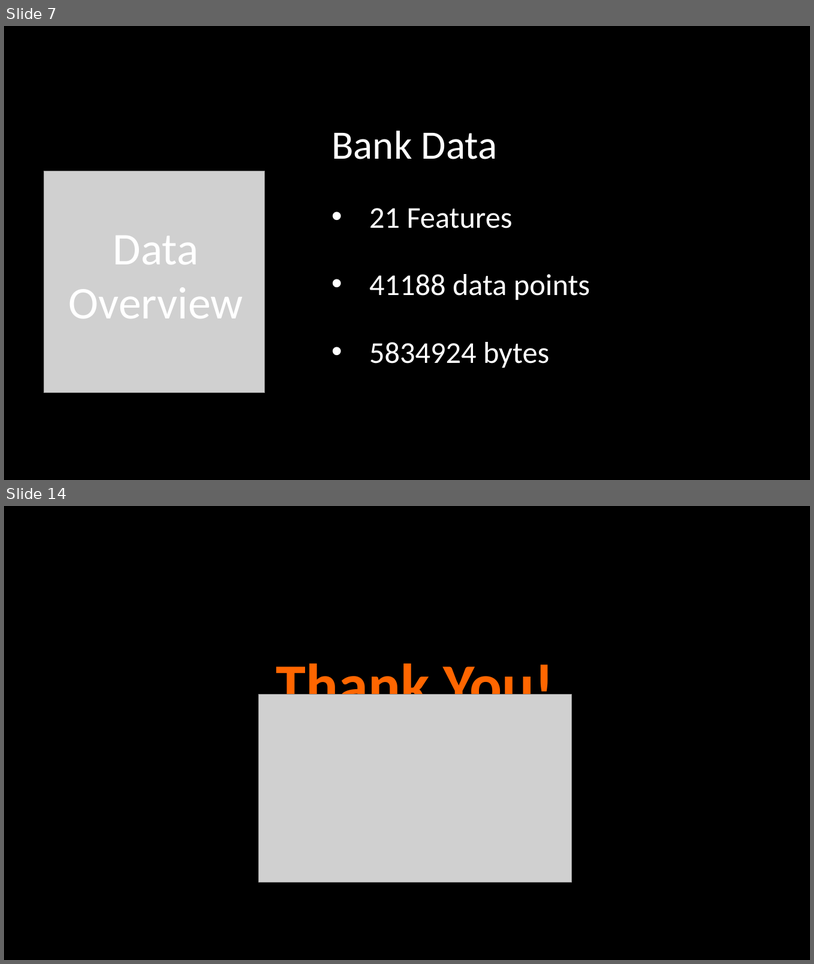
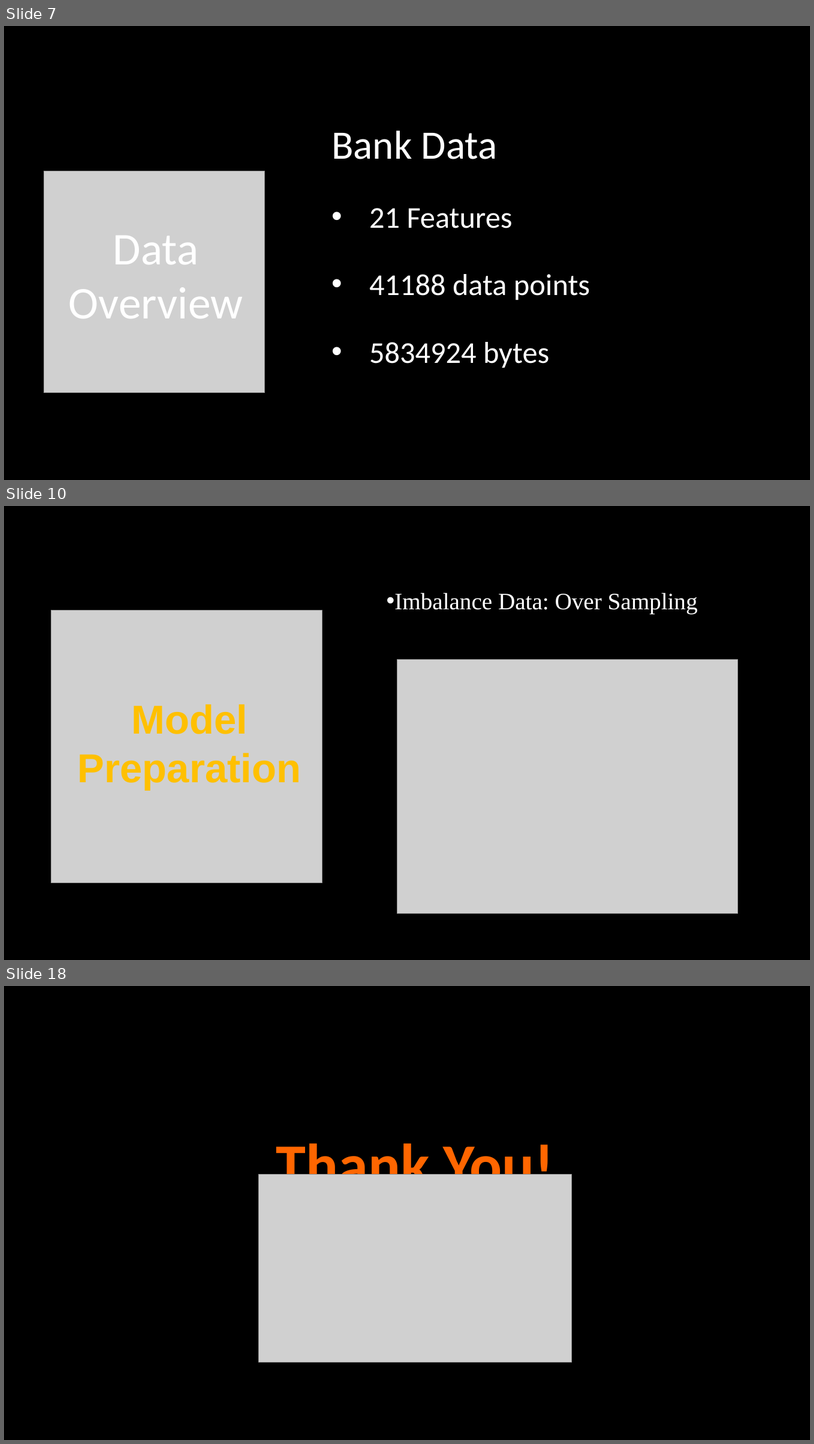
Before and after one commit to taimoorRazi/Bank-Marketing-Project, a slide deck: Week 13 - Final week/Bank Marketing Campaign Presentation.pptx. Shown one above the other, each under a label of ours: slides 7 and 14 before the commit, slides 7, 10 and 18 after it; the slides between them are not shown. The pictures are 814x964 and 814x1444 pixels, drawn with LibreOffice and Linux fonts; fonts in the diff are those of the drawing; grey boxes stand for pictures. Boxes give left, top, right and bottom in pixels: in the first picture for what was removed or moved away, otherwise in the second. Text is boxed around its words. In the diff, an @@ line names an element or a change of style, - is before the commit and + after.

```diff
--- a/Week 13 - Final week/Bank Marketing Campaign Presentation.pptx
+++ b/Week 13 - Final week/Bank Marketing Campaign Presentation.pptx
@@ slide 10 added at (4, 506, 810, 960), background #000000 @@
@@ text added at (395, 592, 698, 614), 28 pt, text #FFFFFF @@
+• Imbalance Data: Over Sampling
@@ picture added at (51, 610, 323, 882) @@
@@ picture added at (397, 660, 738, 913) @@
@@ text added at (78, 704, 302, 789), 48 pt, text #FFC000, bold @@
+Model Preparation
@@ what was slide 14 is now slide 18 @@
```
Also in this commit, not shown: 1 slide changed, 8 other slides added, 5 slides removed, 1 other file.
